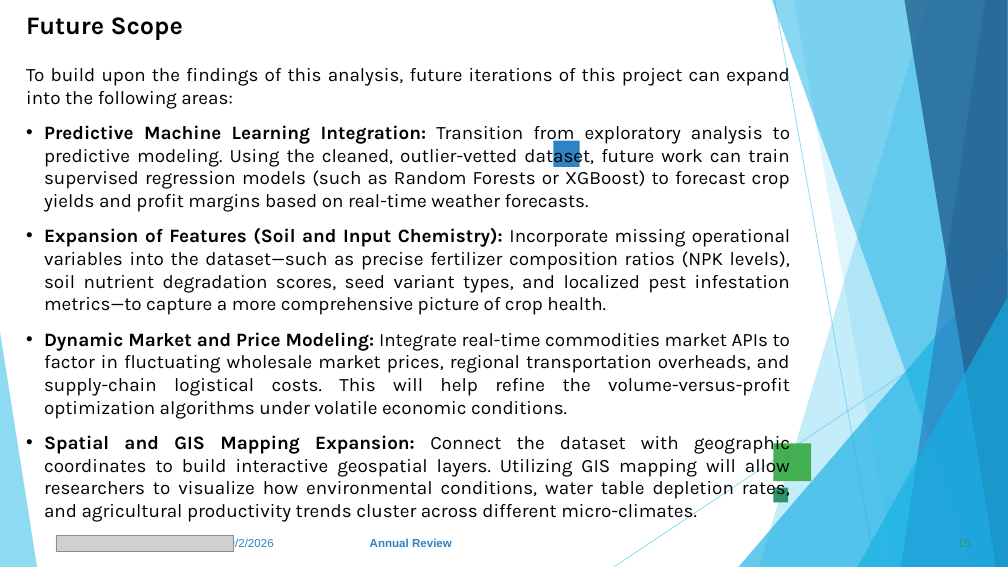
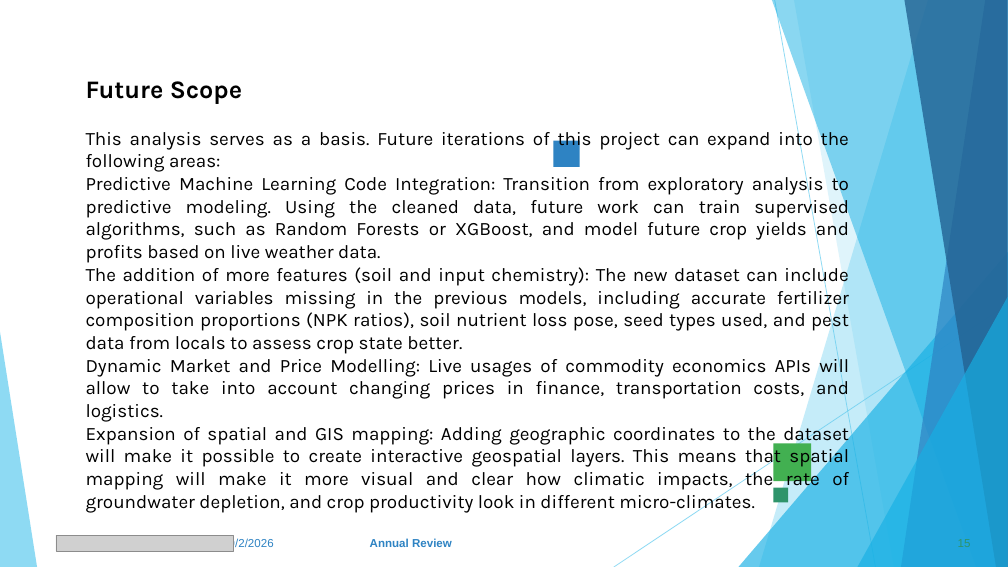
Before and after one commit to DesmondKarakara/Devdipro_Bhaduri-VOIS-AICTE-Major-Project-Seasonal-Agriculture-Performance-Analysis, a slide deck: slide 15 of VOIS_Major_Project_PPT_Submission_Devdipro.ppt. Drawn at 1008x567 pixels with LibreOffice and Linux fonts; fonts in the diff are those of the drawing; grey boxes stand for pictures. Boxes give left, top, right and bottom in pixels: in the first picture for what was removed or moved away, otherwise in the second. Text is boxed around its words. In the diff, an @@ line names an element or a change of style, - is before the commit and + after.

```diff
--- a/VOIS_Major_Project_PPT_Submission_Devdipro.ppt
+++ b/VOIS_Major_Project_PPT_Submission_Devdipro.ppt
@@ text "Future Scope": place and size @@
-text "Future Scope" at [26,17,790,523]
+text "Future Scope" at [86,81,849,514]
@@ text at [86,128,849,514]: text changed @@
-To build upon the findings of this analysis, future iterations of this project can expand into the following areas:
-• Predictive Machine Learning Integration: Transition from exploratory analysis to predictive modeling. Using the cleaned, outlier-vetted dataset, future work can train supervised regression models (such as Random Forests or XGBoost) to forecast crop yields and profit margins based on real-time weather forecasts.
-• Expansion of Features (Soil and Input Chemistry): Incorporate missing operational variables into the dataset—such as precise fertilizer composition ratios (NPK levels), soil nutrient degradation scores, seed variant types, and localized pest infestation metrics—to capture a more comprehensive picture of crop health.
-• Dynamic Market and Price Modeling: Integrate real-time commodities market APIs to factor in fluctuating wholesale market prices, regional transportation overheads, and supply-chain logistical costs. This will help refine the volume-versus-profit optimization algorithms under volatile economic conditions.
-• Spatial and GIS Mapping Expansion: Connect the dataset with geographic coordinates to build interactive geospatial layers. Utilizing GIS mapping will allow researchers to visualize how environmental conditions, water table depletion rates, and agricultural productivity trends cluster across different micro-climates.
+This analysis serves as a basis. Future iterations of this project can expand into the following areas:
+Predictive Machine Learning Code Integration: Transition from exploratory analysis to predictive modeling. Using the cleaned data, future work can train supervised algorithms, such as Random Forests or XGBoost, and model future crop yields and profits based on live weather data.
+The addition of more features (soil and input chemistry): The new dataset can include operational variables missing in the previous models, including accurate fertilizer composition proportions (NPK ratios), soil nutrient loss pose, seed types used, and pest data from locals to assess crop state better.
+Dynamic Market and Price Modelling: Live usages of commodity economics APIs will allow to take into account changing prices in finance, transportation costs, and logistics.
+Expansion of spatial and GIS mapping: Adding geographic coordinates to the dataset will make it possible to create interactive geospatial layers. This means that spatial mapping will make it more visual and clear how climatic impacts, the rate of groundwater depletion, and crop productivity look in different micro-climates.
```
Also in this commit, not shown: 4 other slides changed.
